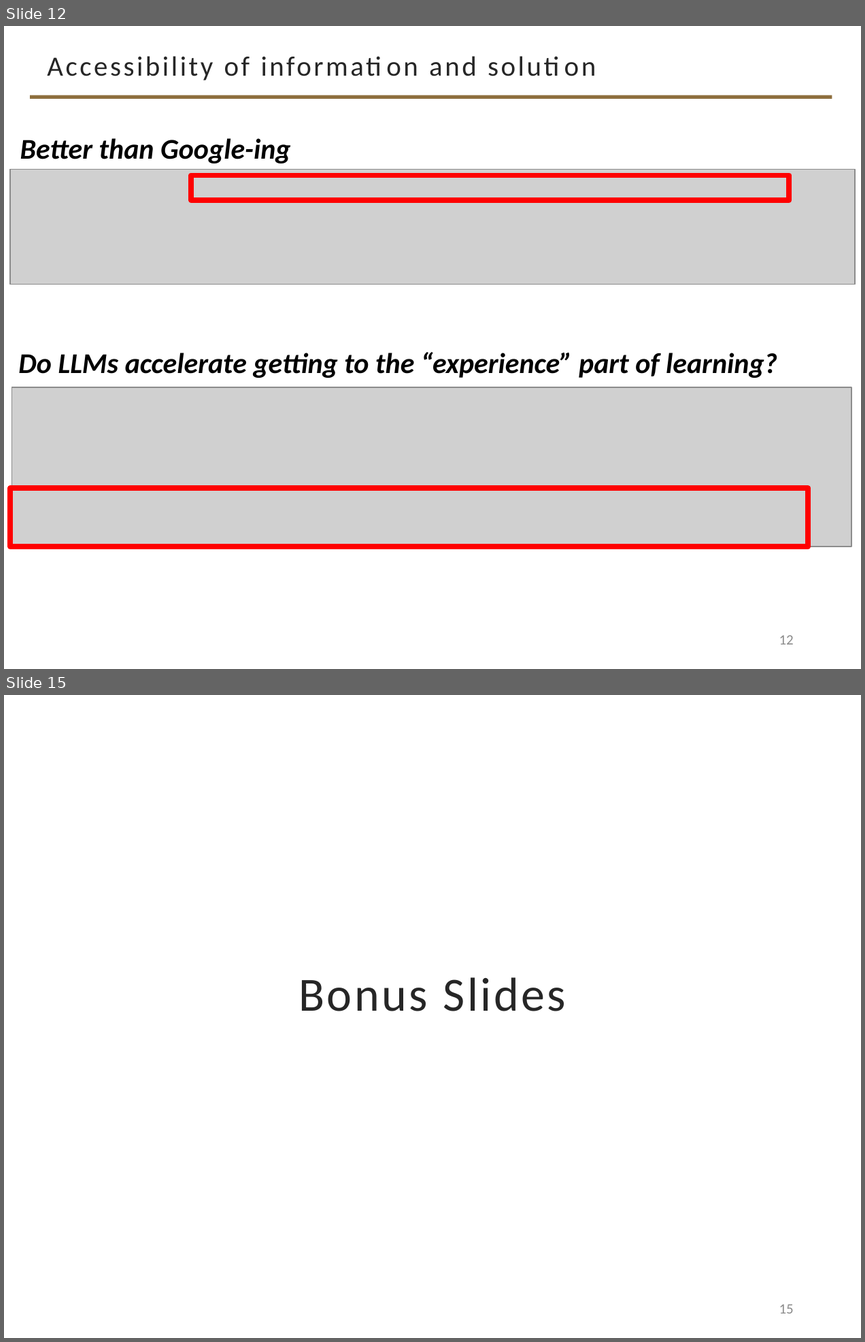
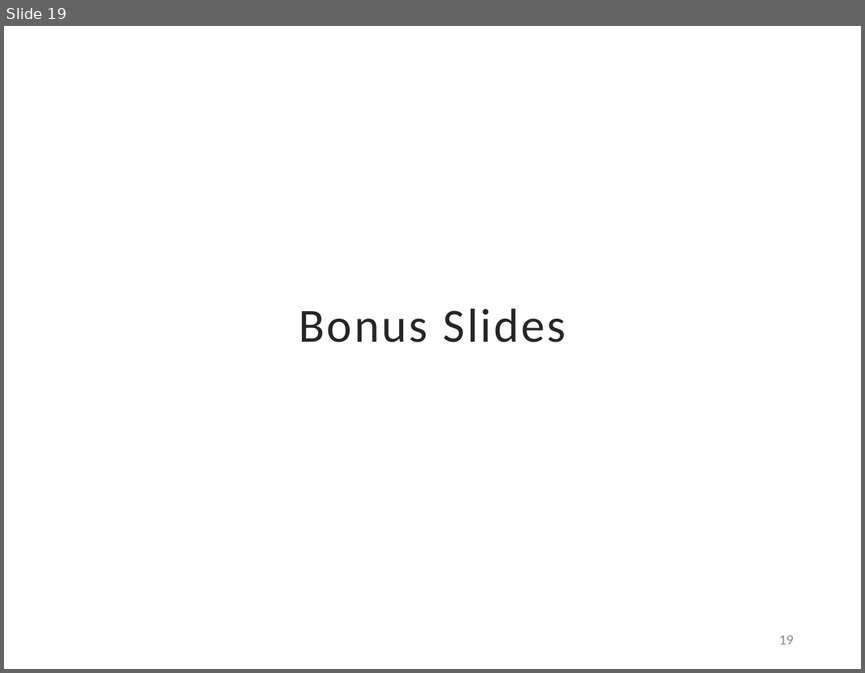
Before and after one commit to davisjam/davisjam.github.io, a slide deck: files/publications/TanayArinzeJoshiDavisDavis-LLMEducation-ASEE2024-slides.pptx. Shown one above the other, each under a label of ours: slides 12 and 15 before the commit, slide 19 after it; the slides between them are not shown. The pictures are 865x1342 and 865x673 pixels, drawn with LibreOffice and Linux fonts; fonts in the diff are those of the drawing; grey boxes stand for pictures; background and template pictures are left out. Boxes give left, top, right and bottom in pixels: in the first picture for what was removed or moved away, otherwise in the second. Text is boxed around its words. In the diff, an @@ line names an element or a change of style, - is before the commit and + after.

```diff
--- a/files/publications/TanayArinzeJoshiDavisDavis-LLMEducation-ASEE2024-slides.pptx
+++ b/files/publications/TanayArinzeJoshiDavisDavis-LLMEducation-ASEE2024-slides.pptx
@@ slide 12 removed at [4, 26, 861, 669], background #FFFFFF @@
@@ title removed at [47, 56, 477, 80] @@
-Accessibility of information and solution
@@ line removed from (30, 97) to (832, 97) @@
@@ text removed at [20, 138, 291, 163] @@
-Better than Google-ing
@@ picture removed at [10, 169, 855, 284] @@
@@ rectangle removed at [191, 175, 789, 200] @@
@@ text removed at [18, 352, 777, 378] @@
-Do LLMs accelerate getting to the “experience” part of learning?
@@ picture removed at [11, 388, 851, 547] @@
@@ rectangle removed at [10, 488, 808, 546] @@
@@ page number removed at [779, 635, 793, 644] @@
-12
@@ what was slide 15 is now slide 19 @@
@@ page number at [779, 635, 793, 644]: text changed @@
-15
+19
```
Also in this commit, not shown: 5 slides changed, 15 slides added, 9 other slides removed.
